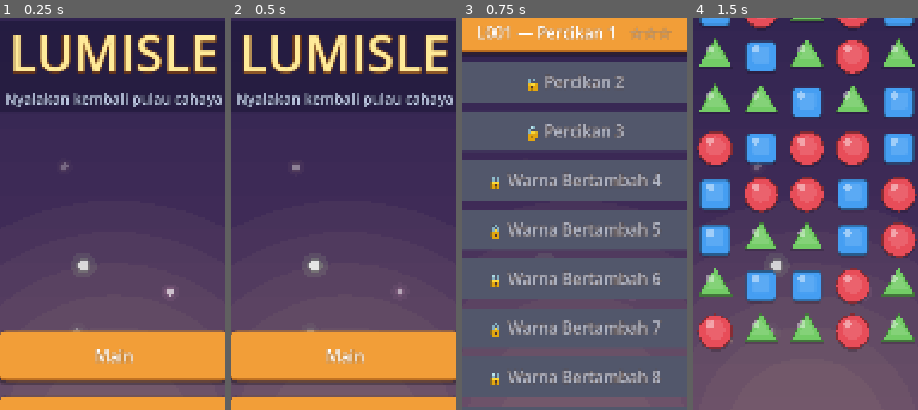
Above: before the commit, frames 1-4 (left to right).
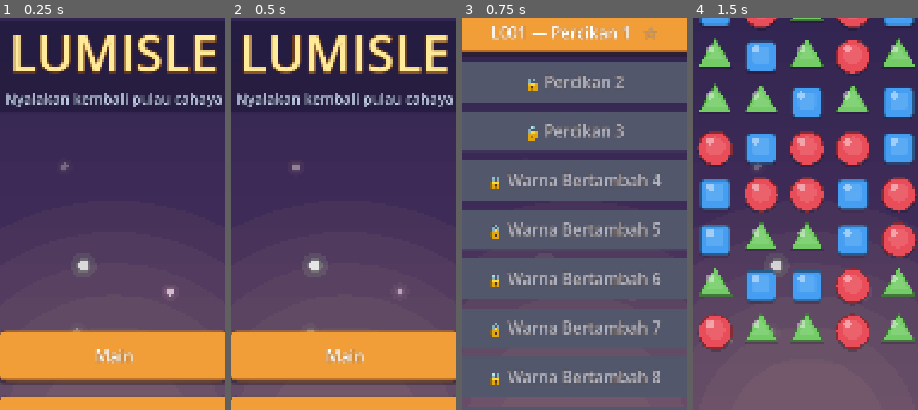
Above: after the commit, the same moments.

Repository: eidoscore/Lumisle
Game: Godot game, scene res://ui/main_menu.tscn
Same seed, same stepped clock (60 frames per second), same inputs: the game is played once before the commit and once after it.
Inputs:
- Up to frame 1 (0.25 s): no input
- Up to frame 2 (0.5 s): no input
- Up to frame 3 (0.75 s): click "Main" at 0.5 s
- Up to frame 4 (1.5 s): click "L001 — Percikan 1 ☆☆☆" (after the commit: "L001 — Percikan 1 ☆") at 1.25 s
The pictures show only the part of the screen within x 25-75%, y 18-68%; the shares and areas given below are measured in that part.

Frames 1-2 are identical in both runs. In frame 3, 1.5% of the frame differs, in the area x 7-94%, y 2-6%; in frame 4, nothing differs.

Commit message:
fix(star-system): 1 binary star per win (GDD §6.0); docs gap-analysis 2026-06-15
- game_screen: award 1 star always on win (was 1-3 via LevelSet.stars_for ratio)
- level_map: display ★/☆ binary (was ★★★/☆☆☆ 3-star)
- docs 00/02/03/05/11: gap-analysis additions — Lumi Burst, hint priority,
  tutorial blocking, FTUE, star system, screen designs, push notifs,
  cascade escalation, haptic spec, daily/comeback rewards

Co-Authored-By: Claude Sonnet 4.6 <noreply@anthropic.com>

Diff:
--- a/ui/level_map.gd
+++ b/ui/level_map.gd
@@ -22,7 +22,7 @@
 		var btn := Button.new()
 		btn.custom_minimum_size = Vector2(640, 96)
 		btn.focus_mode = Control.FOCUS_NONE
-		var star_txt := ("★".repeat(stars) + "☆".repeat(3 - stars)) if stars > 0 else "☆☆☆"
+		var star_txt := "★" if stars > 0 else "☆"
 		if locked:
 			btn.text = "🔒 %s" % lv.title
 			btn.disabled = true
--- a/view/game_screen.gd
+++ b/view/game_screen.gd
@@ -159,7 +159,7 @@
 	GameState.is_game_active = false
 	var elapsed := (Time.get_ticks_msec() - _level_start_msec) / 1000.0
 	if won:
-		var stars := LevelSet.stars_for(_moves_left, _move_limit)
+		var stars := 1  # GDD §6.0: binary 1 star per win
 		GameState.record_level_win(_level.id, stars, _moves_left)
 		Analytics.log_event("level_complete", {
 			"level": _level.id, "moves_left": _moves_left, "stars": stars,
@@ -180,7 +180,7 @@
 	if _result_label:
 		var txt := "MENANG!" if won else "KALAH"
 		if won:
-			txt += "\n" + "★".repeat(stars) + "☆".repeat(3 - stars)
+			txt += "\n★"
 		_result_label.text = txt
 		_result_label.visible = true
 		_animate_result(won)
Not shown, changed: docs/00-README.md
Not shown, changed: docs/02-prd.md
Not shown, changed: docs/03-gdd.md
Not shown, changed: docs/05-sistem-level-generator-solver.md
Not shown, changed: docs/11-risiko-asumsi-keputusan.md
